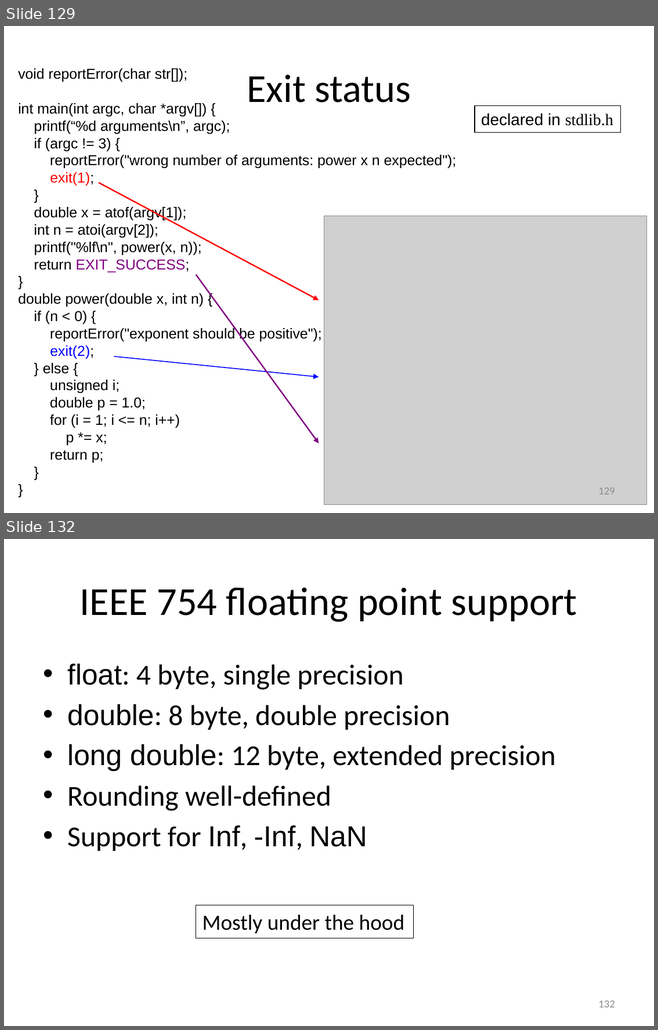
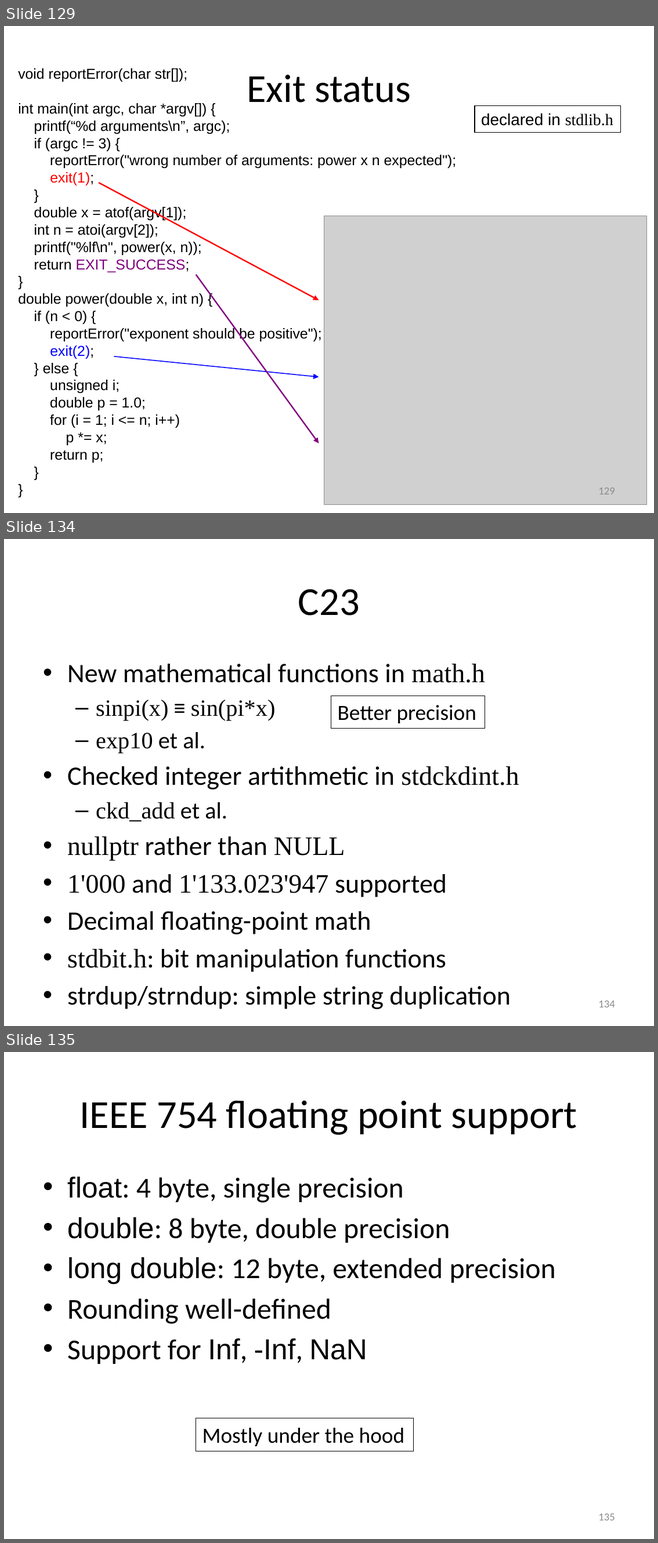
Before and after one commit to gjbex/Scientific-C, a slide deck: scientific_c.pptx. Shown one above the other, each under a label of ours: slides 129 and 132 before the commit, slides 129, 134 and 135 after it; the slides between them are not shown. The pictures are 658x1030 and 658x1543 pixels, drawn with LibreOffice and Linux fonts; fonts in the diff are those of the drawing; grey boxes stand for pictures. Boxes give left, top, right and bottom in pixels: in the first picture for what was removed or moved away, otherwise in the second. Text is boxed around its words. In the diff, an @@ line names an element or a change of style, - is before the commit and + after.

```diff
--- a/scientific_c.pptx
+++ b/scientific_c.pptx
@@ slide 134 added at (4,539,654,1026), background #FFFFFF @@
@@ title added at (298,589,360,616), 44 pt, text #000000 @@
+C23
@@ text added at (67,664,518,972), 29.6 pt, text #000000 @@
+• New mathematical functions in math.h
+  – sinpi(x) ≡ sin(pi*x)
+  – exp10 et al.
+• Checked integer artithmetic in stdckdint.h
+  – ckd_add et al.
+• nullptr rather than NULL
+• 1'000 and 1'133.023'947 supported
+• Decimal floating-point math
+• stdbit.h: bit manipulation functions
+• strdup/strndup: simple string duplication
@@ rectangle added at (331,696,485,728), outline #000000 0.75 pt, 24 pt, text #000000 @@
+Better precision
@@ page number added at (598,1001,614,1008), 12 pt, text #8C8C8C @@
+134
@@ what was slide 132 is now slide 135 @@
@@ page number at (598,1514,614,1521): text changed @@
-132
+135
```
Also in this commit, not shown: 2 slides changed, 2 other slides added.
